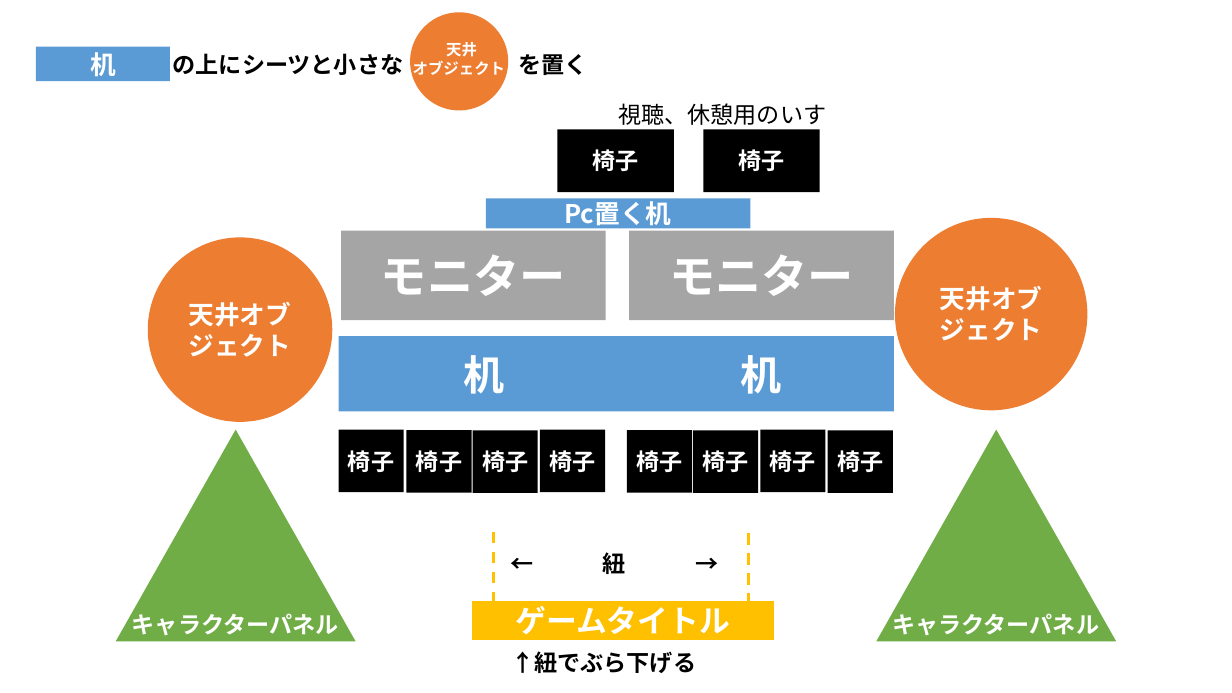
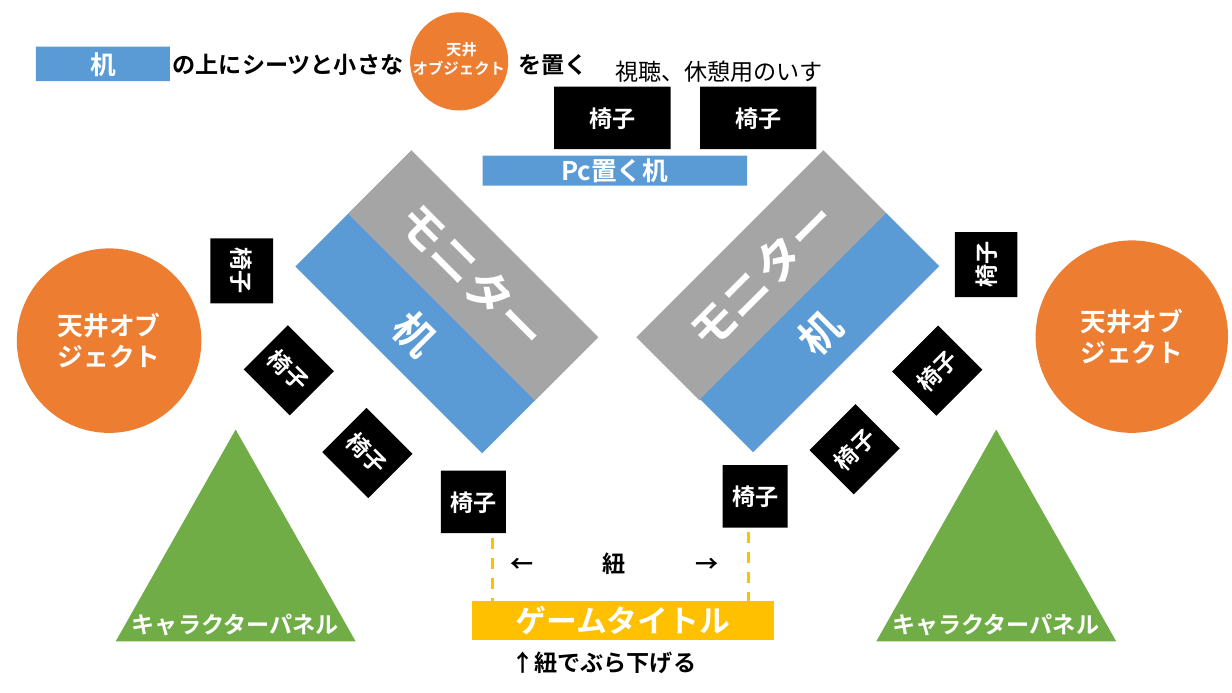
Before and after one commit to Nishin3614/ClimbBuys, a slide deck: slide 2 of ブース設計.pptm (slide 3 before the commit). Drawn at 1232x693 pixels with LibreOffice and Linux fonts; fonts in the diff are those of the drawing. Boxes give left, top, right and bottom in pixels: in the first picture for what was removed or moved away, otherwise in the second. Text is boxed around its words. In the diff, an @@ line names an element or a change of style, - is before the commit and + after.

```diff
--- a/ブース設計.pptm
+++ b/ブース設計.pptm
@@ text "視聴、休憩用のいす": place and size @@
-text "視聴、休憩用のいす" at <box>618,103,826,125</box>
+text "視聴、休憩用のいす" at <box>615,60,823,82</box>
@@ rectangle "椅子": place and size @@
-rectangle "椅子" at <box>557,129,674,192</box>
+rectangle "椅子" at <box>555,87,671,150</box>
@@ rectangle "椅子": place and size @@
-rectangle "椅子" at <box>703,129,820,192</box>
+rectangle "椅子" at <box>701,87,817,150</box>
@@ rectangle "Pc置く机": place and size @@
-rectangle "Pc置く机" at <box>486,199,750,229</box>
+rectangle "Pc置く机" at <box>482,155,747,186</box>
@@ rectangle "椅子" at <box>210,238,273,303</box>: rotation 0 to 90 degrees @@
@@ rectangle "椅子" at <box>955,233,1018,298</box>: rotation 0 to 270 degrees @@
@@ ellipse "天井オブジェクト": place and size @@
-ellipse "天井オブジェクト" at <box>148,238,333,422</box>
+ellipse "天井オブジェクト" at <box>17,249,201,433</box>
@@ ellipse "天井オブジェクト": place and size @@
-ellipse "天井オブジェクト" at <box>896,218,1088,410</box>
+ellipse "天井オブジェクト" at <box>1036,240,1228,433</box>
@@ rotation 0 to 45 degrees in 4 elements at <box>348,151,598,401</box>, <box>296,213,536,453</box>, <box>322,408,412,498</box>, <box>243,326,333,416</box> @@
@@ rotation 0 to 315 degrees in 4 elements at <box>636,151,887,401</box>, <box>810,404,900,494</box>, <box>701,213,940,452</box>, <box>892,326,982,416</box> @@
@@ rectangle "椅子": place and size @@
-rectangle "椅子" at <box>473,431,538,494</box>
+rectangle "椅子" at <box>441,470,506,533</box>
@@ rectangle "椅子": place and size @@
-rectangle "椅子" at <box>627,430,691,493</box>
+rectangle "椅子" at <box>723,465,787,528</box>
@@ line moved from (494, 531) - (494, 621) to (493, 538) - (493, 628) @@
```
Also in this commit, not shown: 2 other slides changed, 3 slides removed, 1 other file.
